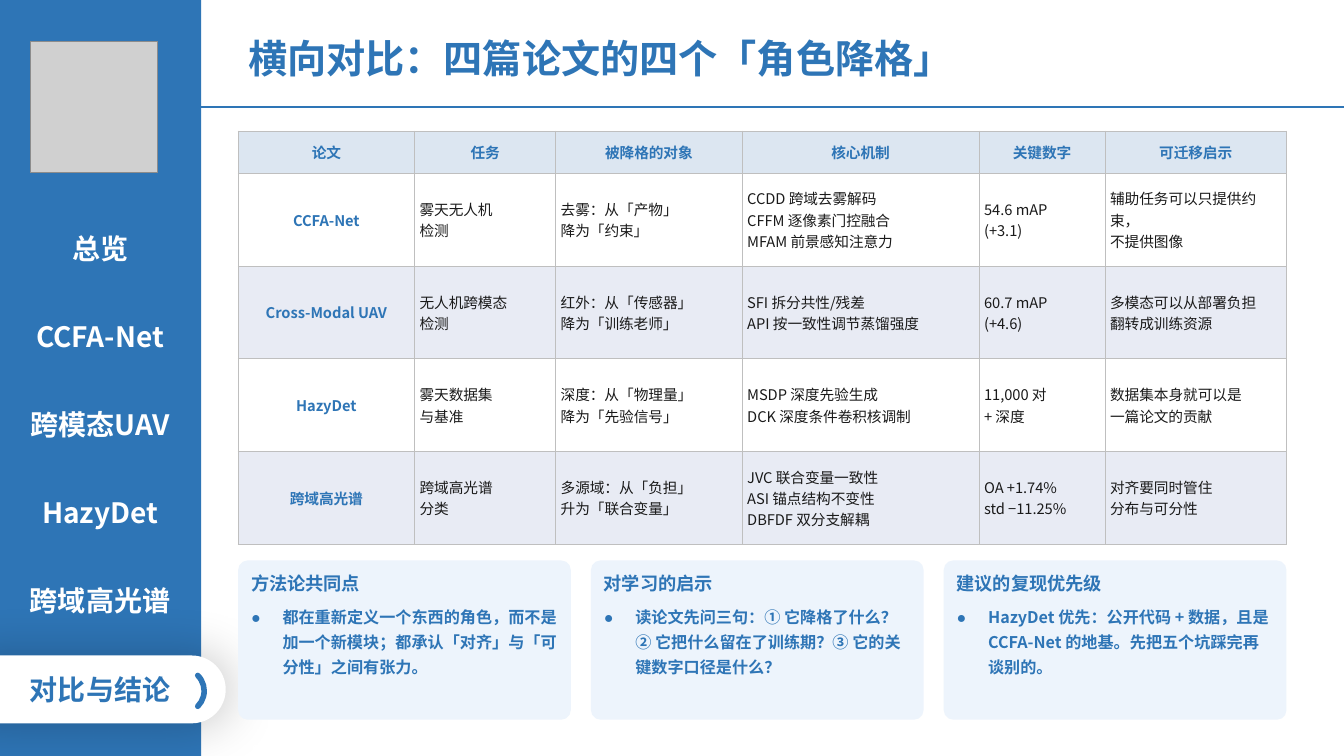
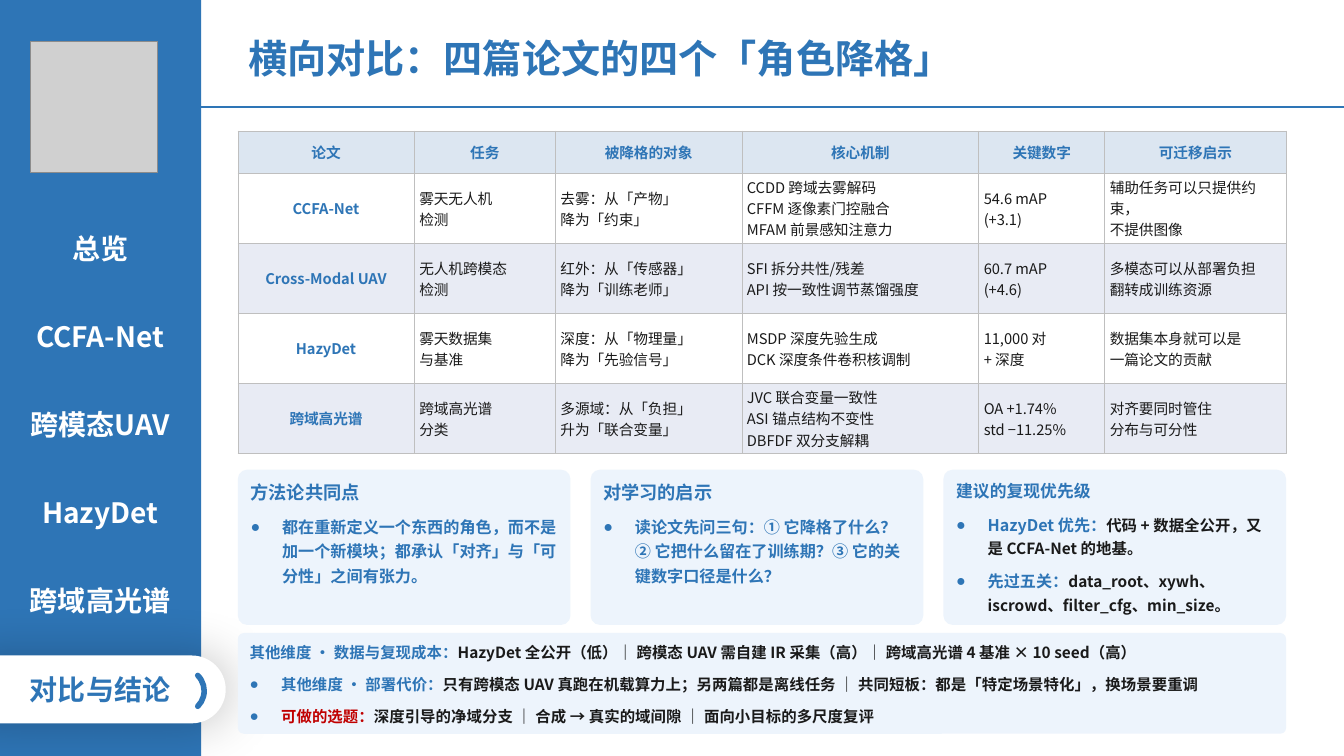
Before and after one commit to 139876/paper-notes, a slide deck: slide 16 of 论文精读/3-HazyDet精读/附件/四篇论文-组会汇报.pptx (slide 17 before the commit). Drawn at 1344x756 pixels with LibreOffice and Linux fonts; fonts in the diff are those of the drawing; grey boxes stand for pictures. Boxes give left, top, right and bottom in pixels: in the first picture for what was removed or moved away, otherwise in the second. Text is boxed around its words. In the diff, an @@ line names an element or a change of style, - is before the commit and + after.

```diff
--- a/论文精读/3-HazyDet精读/附件/四篇论文-组会汇报.pptx
+++ b/论文精读/3-HazyDet精读/附件/四篇论文-组会汇报.pptx
@@ table: place and size @@
-table at <box>238,131,1287,546</box>
+table at <box>238,131,1287,454</box>
@@ rounded rectangle "方法论共同点": place and size @@
-rounded rectangle "方法论共同点" at <box>238,561,571,720</box>
+rounded rectangle "方法论共同点" at <box>238,470,571,625</box>
@@ rounded rectangle "对学习的启示": place and size @@
-rounded rectangle "对学习的启示" at <box>591,561,924,720</box>
+rounded rectangle "对学习的启示" at <box>591,470,924,625</box>
@@ rounded rectangle "建议的复现优先级": place and size @@
-rounded rectangle "建议的复现优先级" at <box>944,561,1287,720</box>
+rounded rectangle "建议的复现优先级" at <box>944,470,1287,625</box>
@@ text in rounded rectangle at <box>956,483,1090,499</box>: size 13 to 12 pt in "建议的复现优先级" @@
@@ text in rounded rectangle at <box>988,517,1261,615</box>: text changed; size 11.5 to 11 pt; text colour #2E75B6 to #1A1A1A @@
-● HazyDet 优先：公开代码 + 数据，且是 CCFA-Net 的地基。先把五个坑踩完再谈别的。
+● HazyDet 优先：代码 + 数据全公开，又是 CCFA-Net 的地基。
+● 先过五关：data_root、xywh、iscrowd、filter_cfg、min_size。
@@ rounded rectangle added at <box>238,633,1287,734</box>, fill #EDF4FC, 11 pt, text #1A1A1A, bold @@
+其他维度 · 数据与复现成本：HazyDet 全公开（低）｜ 跨模态 UAV 需自建 IR 采集（高）｜ 跨域高光谱 4 基准 × 10 seed（高）
+● 其他维度 · 部署代价：只有跨模态 UAV 真跑在机载算力上；另两篇都是离线任务 ｜ 共同短板：都是「特定场景特化」，换场景要重调
+● 可做的选题：深度引导的净域分支 ｜ 合成 → 真实的域间隙 ｜ 面向小目标的多尺度复评
```
Also in this commit, not shown: 12 other slides changed, 1 slide removed.
